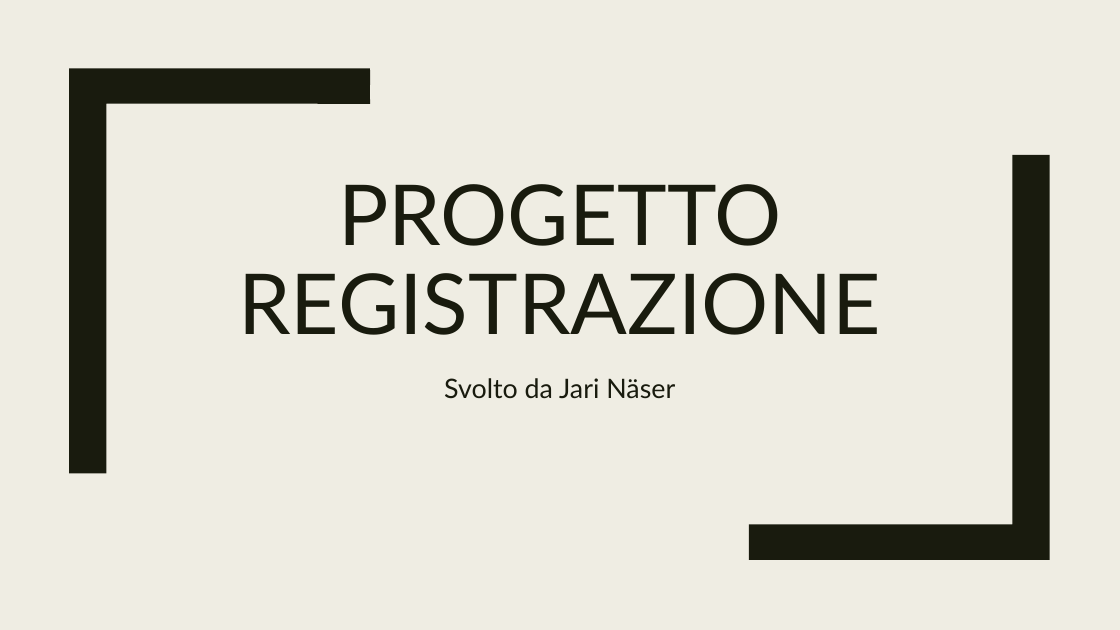
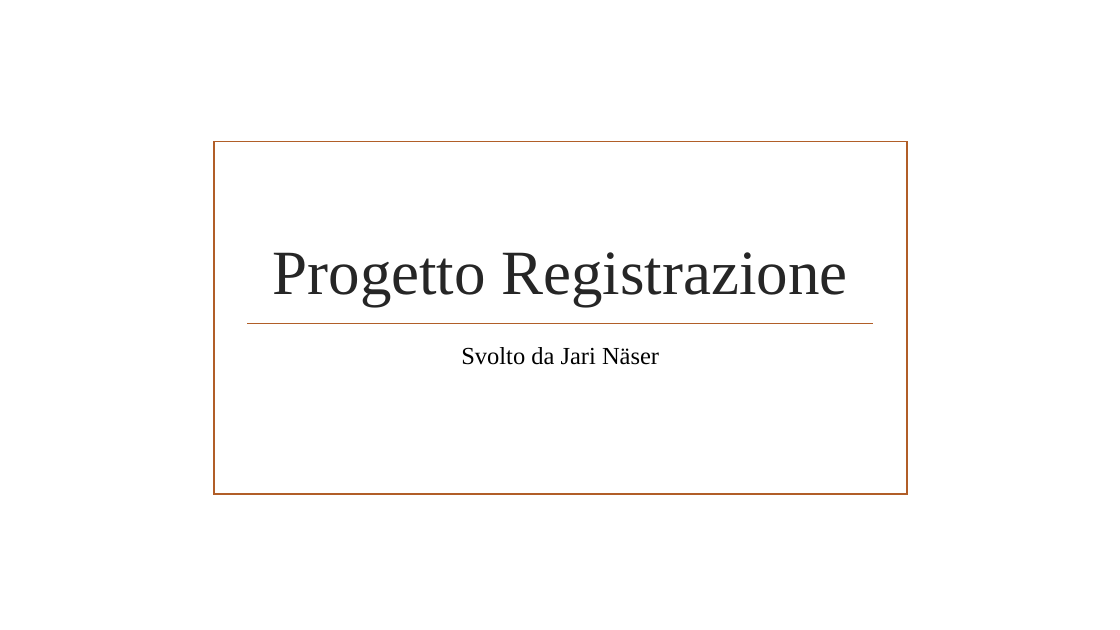
Before and after one commit to JariNaeser/Progetto1, a slide deck: slide 1 of doc/Presentazione progetto.pptx. Drawn at 1120x630 pixels with LibreOffice and Linux fonts; fonts in the diff are those of the drawing; background and template pictures are left out. Boxes give left, top, right and bottom in pixels: in the first picture for what was removed or moved away, otherwise in the second. Text is boxed around its words. In the diff, an @@ line names an element or a change of style, - is before the commit and + after.

```diff
--- a/doc/Presentazione progetto.pptx
+++ b/doc/Presentazione progetto.pptx
@@ background #EFEDE3 to picture (left out) @@
@@ freeform shape removed at [69,68,370,473] @@
@@ rectangle added at [214,142,907,494], outline #B15E28 1.25 pt @@
@@ freeform shape removed at [749,155,1050,560] @@
@@ title at [273,252,848,306]: text changed; size 72 to 54 pt; font Lato to Times New Roman; text colour #191B0E to #262626 @@
-PROGETTO REGISTRAZIONE
+Progetto Registrazione
@@ line added from (247, 323) to (874, 323), #B15E28 1.25 pt @@
@@ subtitle "Svolto da Jari Näser": place and size @@
-subtitle "Svolto da Jari Näser" at [444,378,675,399]
+subtitle "Svolto da Jari Näser" at [461,347,659,365]
@@ subtitle "Svolto da Jari Näser" at [461,347,659,365]: size 23 to 21 pt, font Lato to Times New Roman, text colour #191B0E to #000000; line spacing 1.12 to 1; more space between paragraphs @@
```
Also in this commit, not shown: 5 other slides changed.
